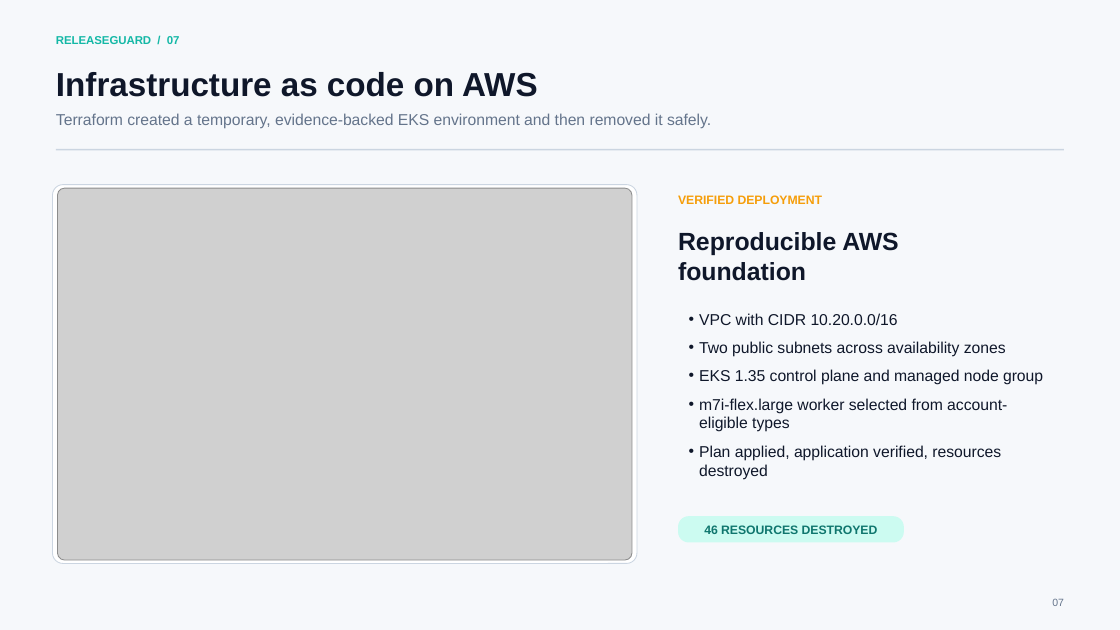
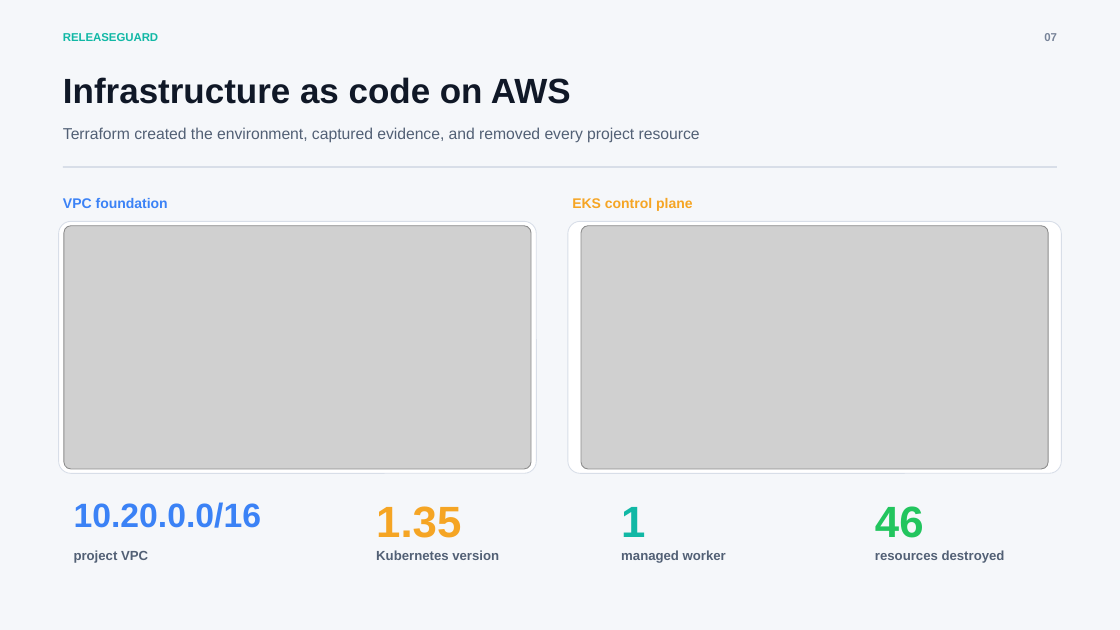
Before and after one commit to nipun172006/releaseguard, a slide deck: slide 7 of demo/ReleaseGuard-DevSecOps-Capstone.pptx. Drawn at 1120x630 pixels with LibreOffice and Linux fonts; fonts in the diff are those of the drawing; grey boxes stand for pictures. Boxes give left, top, right and bottom in pixels: in the first picture for what was removed or moved away, otherwise in the second. Text is boxed around its words. In the diff, an @@ line names an element or a change of style, - is before the commit and + after.

Commit message:
docs: modernize project presentation

```diff
--- a/demo/ReleaseGuard-DevSecOps-Capstone.pptx
+++ b/demo/ReleaseGuard-DevSecOps-Capstone.pptx
@@ background #F6F8FB to #F5F7FA @@
@@ text "07": place and size @@
-text "07" at [1052,599,1064,606]
+text "07" at [1044,33,1057,41]
@@ text "07" at [1044,33,1057,41]: size 9 to 9.8 pt, text colour #64748B to #778398, bold on @@
@@ text at [63,33,158,41]: text changed; text colour #14B8A6 to #11B8A5 @@
-RELEASEGUARD / 07
+RELEASEGUARD
@@ text "Infrastructure as code on AWS": place and size @@
-text "Infrastructure as code on AWS" at [56,72,538,97]
+text "Infrastructure as code on AWS" at [63,77,571,104]
@@ text "Infrastructure as code on AWS" at [63,77,571,104]: size 28.5 to 30 pt, text colour #0F172A to #101827 @@
@@ text at [63,127,700,143]: text changed; text colour #64748B to #526075 @@
-Terraform created a temporary, evidence-backed EKS environment and then removed it safely.
+Terraform created the environment, captured evidence, and removed every project resource
@@ rectangle: place and size @@
-rectangle at [56,149,1065,150]
+rectangle at [63,166,1057,168]
@@ rectangle at [63,166,1057,168]: fill #CBD5E1 to #D8DEE8 @@
@@ text added at [63,198,168,208], 12 pt, text #3B82F6, bold @@
+VPC foundation
@@ text at [572,198,692,211]: text changed; size 10.5 to 12 pt; text colour #F59E0B to #F5A524 @@
-VERIFIED DEPLOYMENT
+EKS control plane
@@ rounded rectangle: place and size @@
-rounded rectangle at [52,185,637,564]
+rounded rectangle at [59,222,537,474]
@@ rounded rectangle at [59,222,537,474]: outline #CBD5E1 0.75 pt to #D8DEE8 0.75 pt; proportions changed @@
@@ picture: place and size @@
-picture at [57,188,632,560]
+picture at [64,226,531,470]
@@ rounded rectangle: place and size @@
-rounded rectangle at [678,517,904,543]
+rounded rectangle at [568,222,1062,474]
@@ rounded rectangle at [568,222,1062,474]: fill #CCFBF1 to #FFFFFF; outline none to #D8DEE8 0.75 pt; proportions changed @@
@@ picture added at [581,226,1049,470] @@
@@ text removed at [678,232,898,281] @@
-Reproducible AWS foundation
@@ text removed at [699,313,1043,480] @@
-• VPC with CIDR 10.20.0.0/16
-• Two public subnets across availability zones
-• EKS 1.35 control plane and managed node group
-• m7i-flex.large worker selected from account-eligible types
-• Plan applied, application verified, resources destroyed
@@ text added at [74,502,262,528], 28.9 pt, text #3B82F6, bold @@
+10.20.0.0/16
@@ text added at [376,506,461,538], 37.5 pt, text #F5A524, bold @@
+1.35
@@ text added at [621,507,645,537], 37.5 pt, text #11B8A5, bold @@
+1
@@ text added at [875,506,924,538], 37.5 pt, text #22C55E, bold @@
+46
@@ text added at [74,550,148,563], 11.2 pt, text #526075, bold @@
+project VPC
@@ text added at [376,550,499,560], 11.2 pt, text #526075, bold @@
+Kubernetes version
@@ text added at [621,550,726,563], 11.2 pt, text #526075, bold @@
+managed worker
@@ text at [875,550,1005,563]: text changed; size 10.5 to 11.2 pt; text colour #0F766E to #526075 @@
-46 RESOURCES DESTROYED
+resources destroyed
@@ text "resources destroyed" at [875,550,1005,563]: vertical alignment middle to top @@
```
Also in this commit, not shown: 5 other slides changed, 4 slides added, 4 slides removed, 1 other file.
